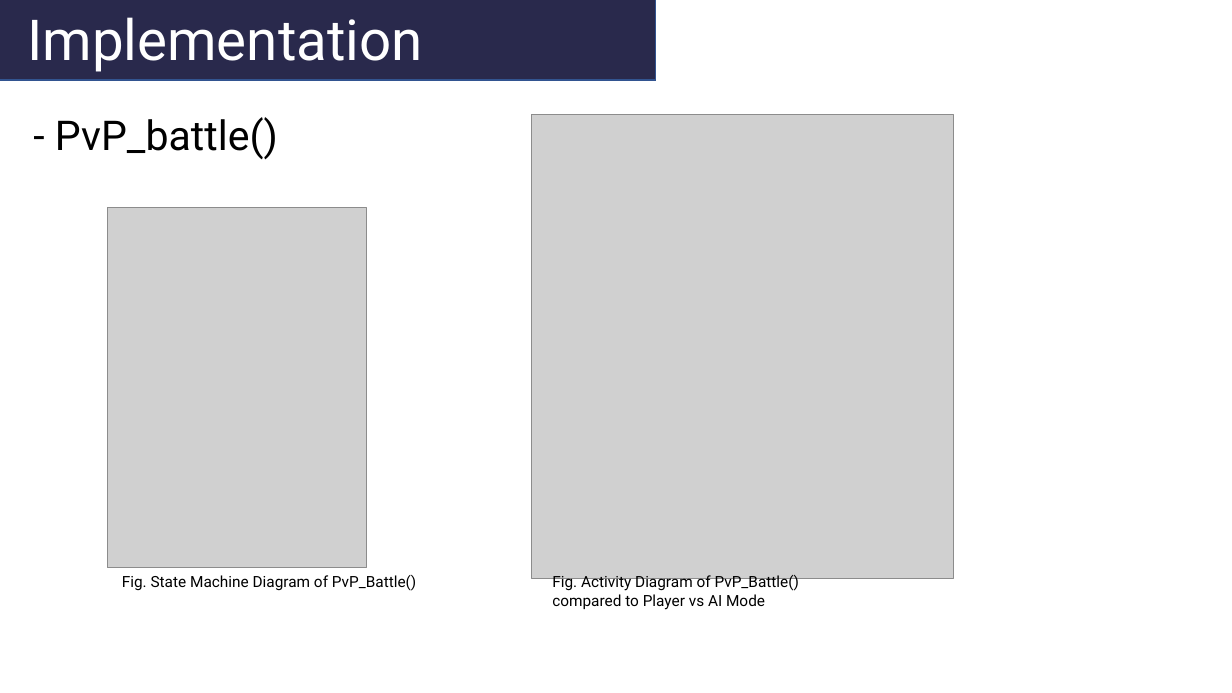
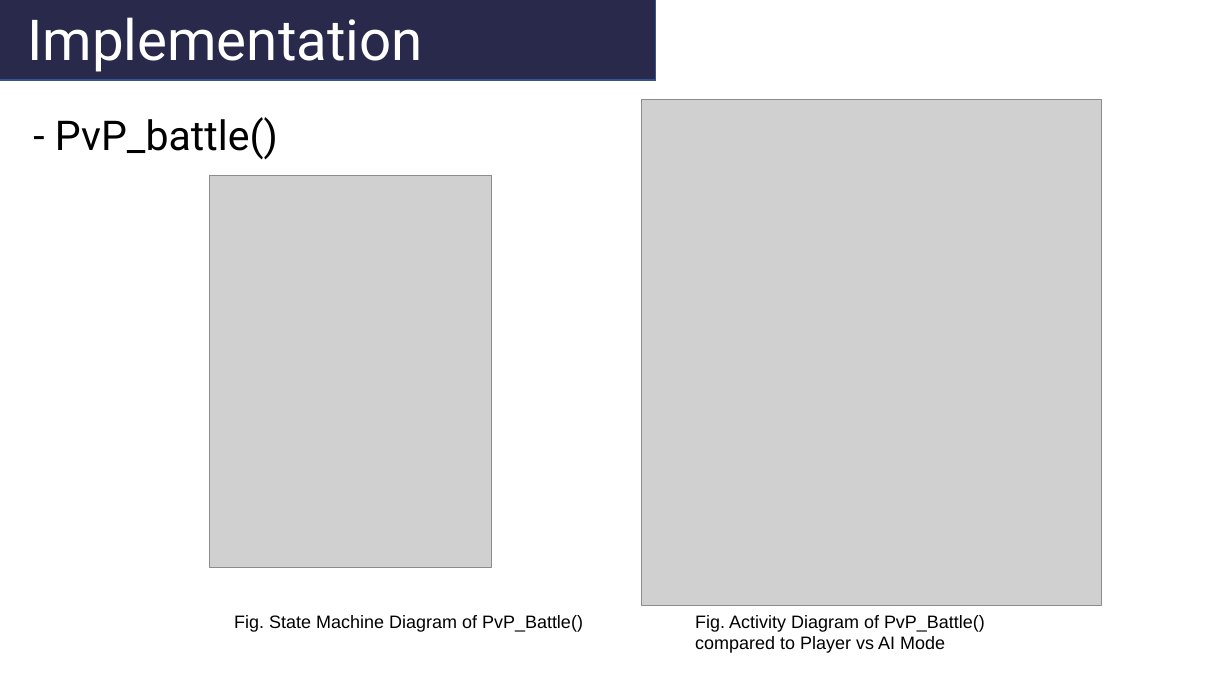
Before and after one commit to chenshih881001/Missouri, a slide deck: slide 12 of Missouri PPT.pptx (slide 11 before the commit). Drawn at 1232x693 pixels with LibreOffice and Linux fonts; fonts in the diff are those of the drawing; grey boxes stand for pictures. Boxes give left, top, right and bottom in pixels: in the first picture for what was removed or moved away, otherwise in the second. Text is boxed around its words. In the diff, an @@ line names an element or a change of style, - is before the commit and + after.

```diff
--- a/Missouri PPT.pptx
+++ b/Missouri PPT.pptx
@@ picture: place and size @@
-picture at [532,115,954,579]
+picture at [641,100,1102,605]
@@ rectangle: place and size @@
-rectangle at [99,146,238,285]
+rectangle at [547,146,686,285]
@@ picture: place and size @@
-picture at [107,208,367,568]
+picture at [209,175,492,567]
@@ text removed at [117,207,159,215] @@
-SRS
-Document
@@ text removed at [349,207,400,215] @@
-Main
-Structure
@@ text "Fig. State Machine Diagram of ...": place and size @@
-text "Fig. State Machine Diagram of ..." at [122,575,416,591]
+text "Fig. State Machine Diagram of ..." at [234,615,583,632]
@@ text "Fig. State Machine Diagram of ..." at [234,615,583,632]: size 12 to 14 pt, font Roboto to Arial @@
@@ text "Fig. Activity Diagram of PvP_Battle() ..." at [695,615,985,653]: size 12 to 14 pt, font Roboto to Arial @@
@@ text "Fig. Activity Diagram of PvP_Battle() ...": place and size @@
-text "Fig. Activity Diagram of PvP_Battle() ..." at [552,575,799,610]
+text "Fig. Activity Diagram of PvP_Battle() ..." at [695,615,985,653]
```
Also in this commit, not shown: 5 other slides changed, 1 slide added, 1 slide removed, 1 other file.
